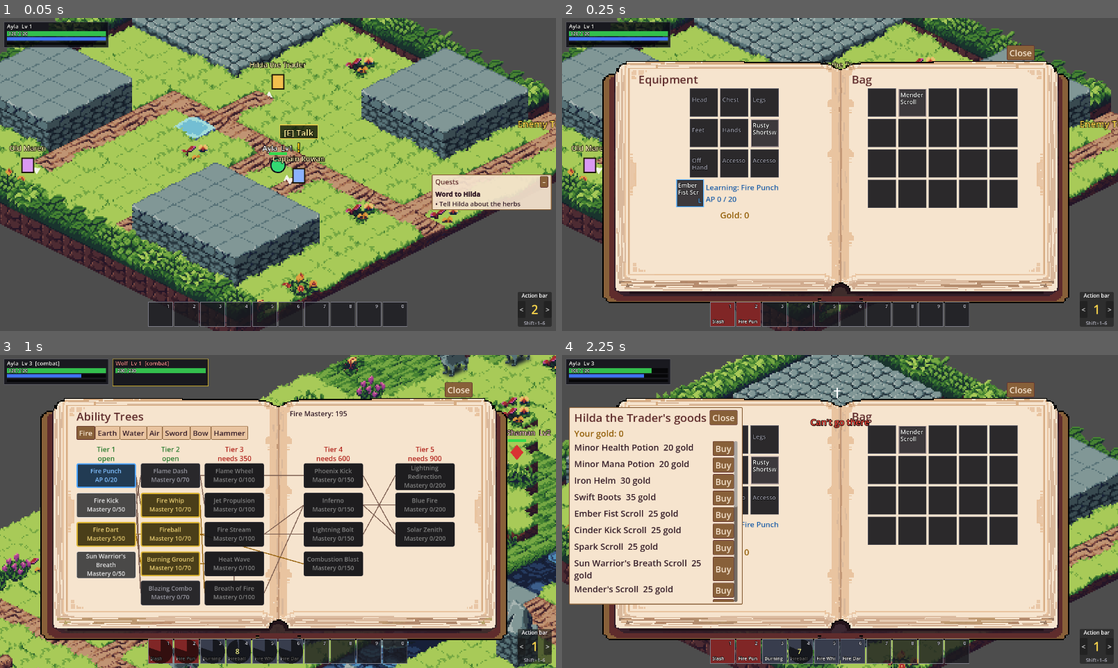
Above: before the commit, frames 1-4 (two rows, left to right).
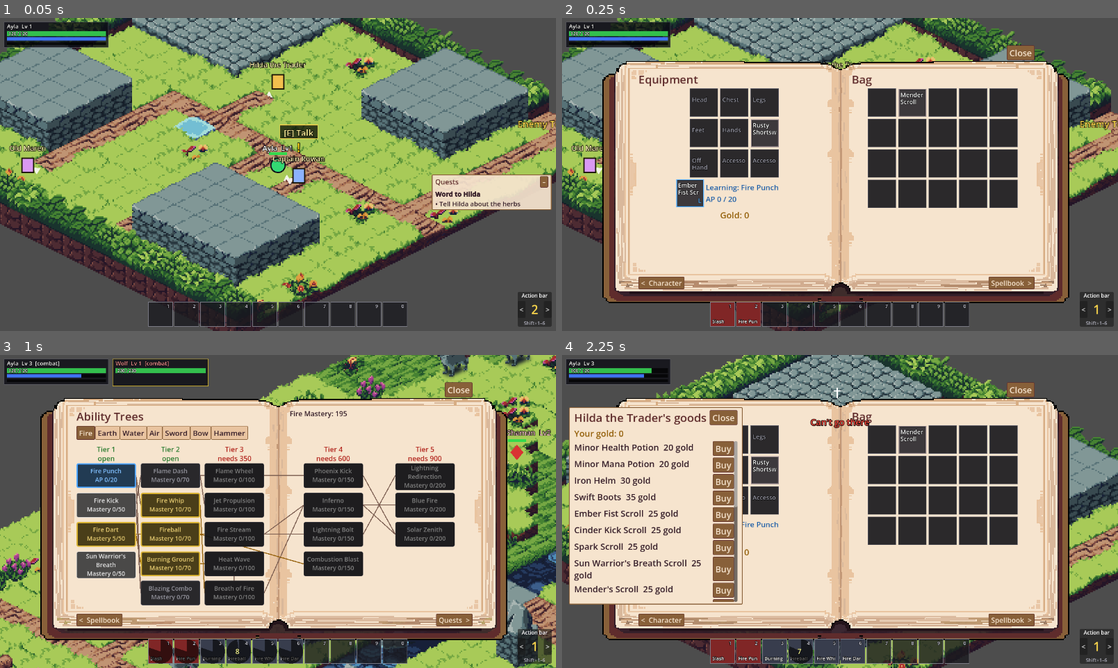
Above: after the commit, the same moments.

Repository: victorduvergermacarons-lang/Final-Wars
Game: Godot game, scene res://tests/visual/shots.tscn
Same seed, same stepped clock (60 frames per second), same inputs: the game is played once before the commit and once after it. This scene is started directly instead of the project's main scene.
Inputs (mouse positions are in pixels of both pictures, inside the frame that each line leads up to):
- Up to frame 1 (0.05 s): no input
- Up to frame 2 (0.25 s): no input
- Up to frame 3 (1 s): tap Enter at 0.5 s; drag from (55, 370) to (333, 442) at 0.52 s
- Up to frame 4 (2.25 s): drag from (867, 464) to (812, 574) at 1.27 s; move the mouse to (723, 373) at 2.02 s; hold D (move_right) from 2.03 s (still down); hold R (release) from 2.03 s (still down); click (723, 373) at 2.17 s

Frame 1 is identical in both runs. In frame 2, 0.6% of the frame differs, in the area x 13-85%, y 82-87%; in frame 3, 0.6%; in frame 4, 0.6%.

Commit message:
Book: arrows at the bottom turn between menus
User request. "<  Character" and "Spellbook  >" buttons in the margin
under the pages' bottom corners open the previous or next menu:
Character, Inventory, Spellbook, Trees, Quests, wrapping around. Test:
the arrows turn forward, back and wrap, one menu at a time.

Co-Authored-By: Claude Opus 5.5 <noreply@anthropic.com>

Diff:
--- a/tests/integration/test_game_menu.gd
+++ b/tests/integration/test_game_menu.gd
@@ -61,6 +61,23 @@
 	assert_false(hud.game_menu.visible, "the menu gets out of the way of the action bar")
 
 
+func test_the_book_arrows_turn_through_the_menus() -> void:
+	hud._toggle(hud.inventory_window)
+	await wait_process_frames(1)
+	assert_eq(hud.book.prev_button.text, "<  Character")
+	assert_eq(hud.book.next_button.text, "Spellbook  >")
+	hud.book.next_button.pressed.emit()
+	assert_true(hud._spellbook.visible)
+	assert_false(hud.inventory_window.visible, "one menu at a time")
+	hud.book.prev_button.pressed.emit()
+	hud.book.prev_button.pressed.emit()
+	assert_true(hud._character.visible)
+	hud.book.prev_button.pressed.emit()
+	assert_true(hud.quest_log.visible, "wraps around to the last")
+	hud.book.next_button.pressed.emit()
+	assert_true(hud._character.visible, "and back to the first")
+
+
 func test_the_quest_tracker_folds_to_its_heading() -> void:
 	hud._fold_tracker(true)
 	assert_false(hud._tracker.visible)
--- a/ui/book_view.gd
+++ b/ui/book_view.gd
@@ -7,6 +7,8 @@
 ## anchors (main menu). Uses the paper theme.
 
 signal close_requested
+## The page-turn arrows at the bottom: -1 back, +1 forward (the HUD picks the menu).
+signal turn_requested(direction: int)
 
 const TEXTURE := preload("res://assets/ui/menu_book.png")
 const ART_SIZE := Vector2(480, 270)
@@ -23,11 +25,15 @@
 const REF_ART_SCALE := 8.0 / 3.0
 ## How much of the book must stay on screen when it is dragged (UI units).
 const KEEP_VISIBLE := Vector2(160, 60)
+## The page-turn arrows' text size (they sit in the margin under the pages).
+const TURN_FONT_SIZE := 16
 
 var left_page := Control.new()
 var right_page := Control.new()
 var spread := Control.new()
 var close_button: Button
+var prev_button: Button
+var next_button: Button
 ## Book rect in this control's coordinates, and UI units per art pixel.
 var book_rect := Rect2()
 var art_scale := 1.0
@@ -60,7 +66,41 @@
 		close_button.focus_mode = Control.FOCUS_NONE
 		close_button.pressed.connect(func(): close_requested.emit())
 		add_child(close_button)
+		# Page-turn arrows under the pages' bottom corners.
+		prev_button = _turn_button(-1)
+		next_button = _turn_button(1)
 	resized.connect(_layout)
+
+
+func _turn_button(direction: int) -> Button:
+	var b := Button.new()
+	b.focus_mode = Control.FOCUS_NONE
+	b.add_theme_font_size_override("font_size", TURN_FONT_SIZE)
+	b.pressed.connect(func(): turn_requested.emit(direction))
+	add_child(b)
+	return b
+
+
+## Names the menus the arrows lead to ("< Inventory", "Trees >").
+func set_turn_labels(previous: String, next: String) -> void:
+	if prev_button == null:
+		return
+	var p := "<  " + previous
+	var n := next + "  >"
+	if prev_button.text != p or next_button.text != n:
+		prev_button.text = p
+		next_button.text = n
+		_place_turn_buttons()
+
+
+func _place_turn_buttons() -> void:
+	if prev_button == null:
+		return
+	var y := book_rect.position.y + (LEFT_PAGE.end.y + 3.0) * art_scale
+	for b in [prev_button, next_button]:
+		b.size = b.get_combined_minimum_size()
+	prev_button.position = Vector2(book_rect.position.x + LEFT_PAGE.position.x * art_scale, y).round()
+	next_button.position = Vector2(book_rect.position.x + RIGHT_PAGE.end.x * art_scale - next_button.size.x, y).round()
 
 
 func _ready() -> void:
@@ -137,6 +177,7 @@
 		close_button.size = b
 		close_button.position = Vector2(book_rect.position.x + RIGHT_PAGE.end.x * art_scale - b.x,
 				book_rect.position.y + TOP_EDGE * art_scale - b.y - 2.0)
+	_place_turn_buttons()
 	if auto_fit:
 		fit_pages()
 	queue_redraw()
--- a/ui/hud/hud.gd
+++ b/ui/hud/hud.gd
@@ -99,6 +99,7 @@
 	book = BookView.new()
 	book.visible = false
 	book.close_requested.connect(close_menus)
+	book.turn_requested.connect(_turn_page)
 	_root.add_child(book)
 
 	# Top-left: me, my target, then the rest of the party.
@@ -411,7 +412,31 @@
 			_close_menu(w)
 	book.visible = _open_menu != null
 	if book.visible:
+		var order := _page_order()
+		var at := order.find(_open_menu) # -1 for loot: the arrows lead to the ends
+		book.set_turn_labels(_page_name(order[posmod(at - 1, order.size()) if at >= 0 else -1]),
+				_page_name(order[posmod(at + 1, order.size()) if at >= 0 else 0]))
 		book.fit_pages()
+
+
+## The menus the book's arrows turn through, in order.
+func _page_order() -> Array[Control]:
+	return [_character, inventory_window, _spellbook, trees_window, quest_log]
+
+
+func _page_name(w: Control) -> String:
+	return {_character: "Character", inventory_window: "Inventory", _spellbook: "Spellbook",
+			trees_window: "Trees", quest_log: "Quests"}.get(w, "")
+
+
+## The book's arrows: the previous (-1) or next (+1) menu, wrapping around.
+func _turn_page(direction: int) -> void:
+	var order := _page_order()
+	var at := order.find(_open_menu)
+	var to: Control = order[posmod(at + direction, order.size())] if at >= 0 \
+			else order[0 if direction > 0 else order.size() - 1]
+	to.visible = true
+	_update_book()
 
 
 ## Closes every menu in the book (its Close button).
Not shown, changed: CLAUDE.md
